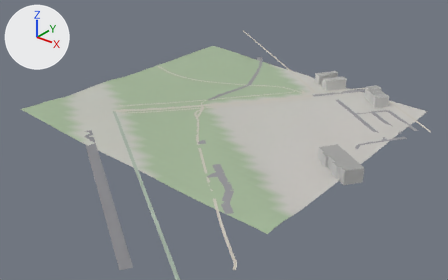
The glTF model game/world/tile_-9_-5.glb, before and after one commit.
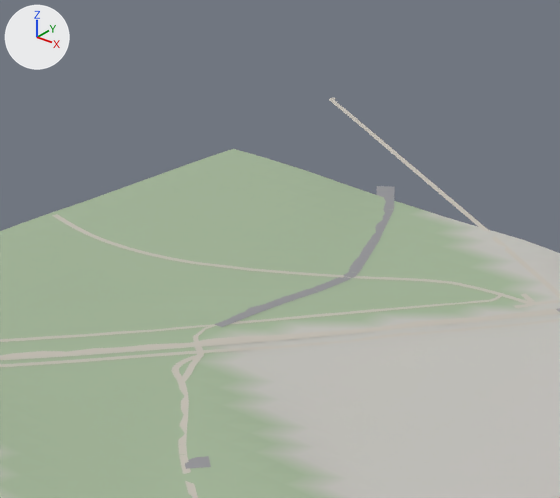
The first picture shows the older version from a 50 mm lens placed at (-1865.0, 752.0, 269.0), pointed at (-2174.0, 1138.0, 30.0). The close-ups show the older and then the newer version on the part from 32% to 70% of the width and 0% to 55% of the height of that picture. Only the edits that show in the close-ups are written down. The axes (+X, +Y, +Z) are drawn at upper left. The lights are the same throughout. Where no turn or scale is listed for an object, it has been applied to the vertices.

In view in the first close-up: 'roads', 'terrain'.
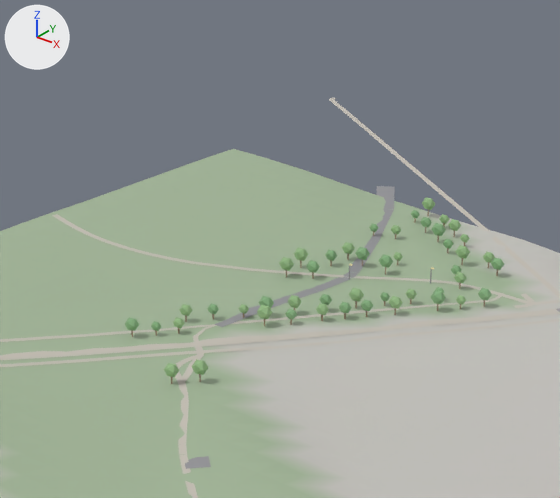
The edits, one by one:
Mesh me_props is new.
It has 1328 vertices, 2208 faces and spans x -2224.0..-2125.0, y 1023.0..1278.0, z 49.0..58.0.
It uses material mat_defaultmaterial_002.
Object 'props' (ob_props) is new; it shows me_props.
Its location is (0.0, 0.0, 0.0).

Location of each change, [x1, y1, x2, y2] in pixels of the close-ups (560 x 498 px):
'props', added
    after: [125, 197, 504, 384]
